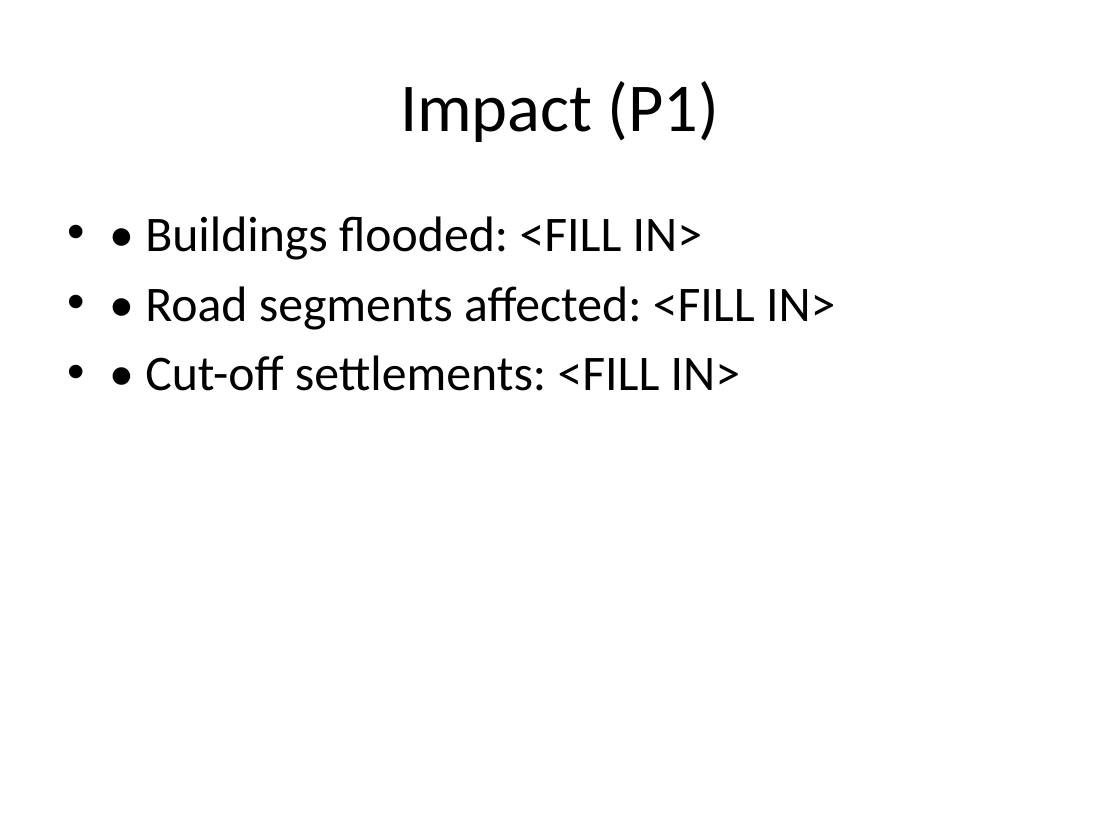
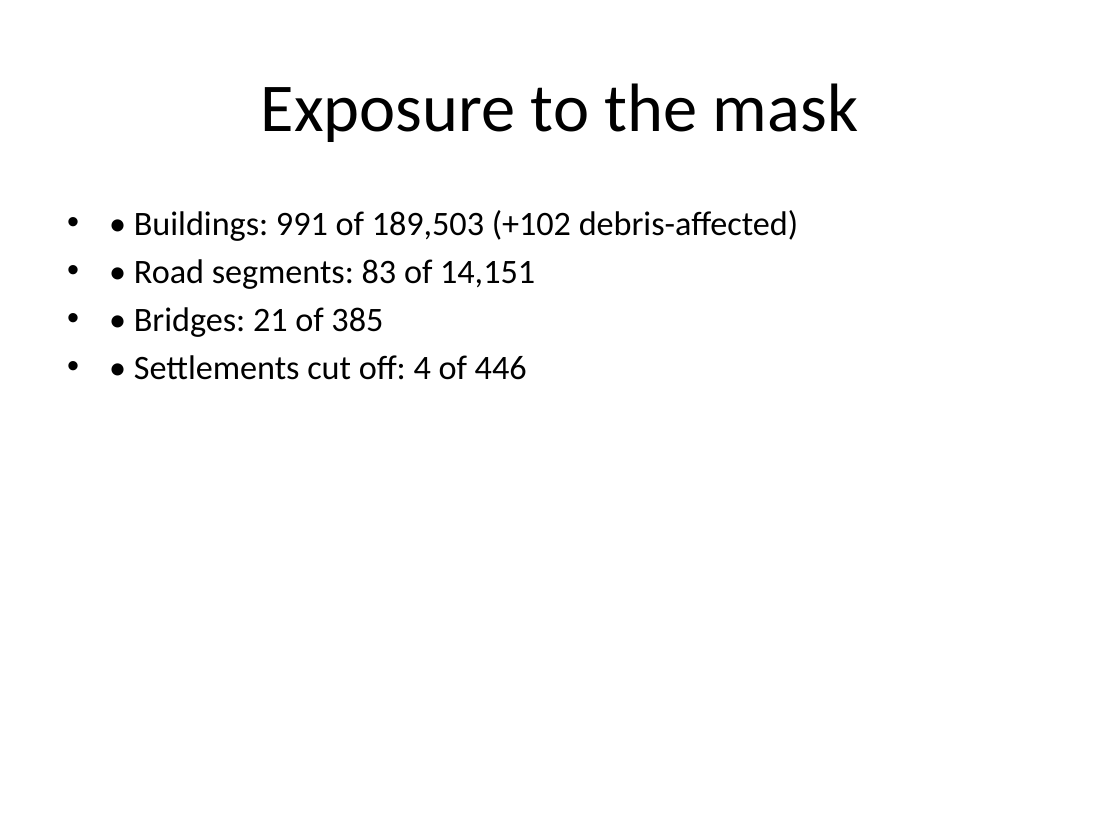
Before and after one commit to MANIKANTH678/trishuli-flood-mapping, a slide deck: slide 7 of outputs/presentation.pptx (slide 8 before the commit). Drawn at 1120x840 pixels with LibreOffice and Linux fonts; fonts in the diff are those of the drawing. Boxes give left, top, right and bottom in pixels: in the first picture for what was removed or moved away, otherwise in the second. Text is boxed around its words. In the diff, an @@ line names an element or a change of style, - is before the commit and + after.

```diff
--- a/outputs/presentation.pptx
+++ b/outputs/presentation.pptx
@@ title at (261, 83, 858, 142): text changed @@
-Impact (P1)
+Exposure to the mask
@@ text at (134, 210, 798, 380): text changed; size 32 to 22 pt @@
-• • Buildings flooded: <FILL IN>
-• • Road segments affected: <FILL IN>
-• • Cut-off settlements: <FILL IN>
+• • Buildings: 991 of 189,503 (+102 debris-affected)
+• • Road segments: 83 of 14,151
+• • Bridges: 21 of 385
+• • Settlements cut off: 4 of 446
```
Also in this commit, not shown: 6 other slides changed, 3 slides added, 3 slides removed, 1 other file.
